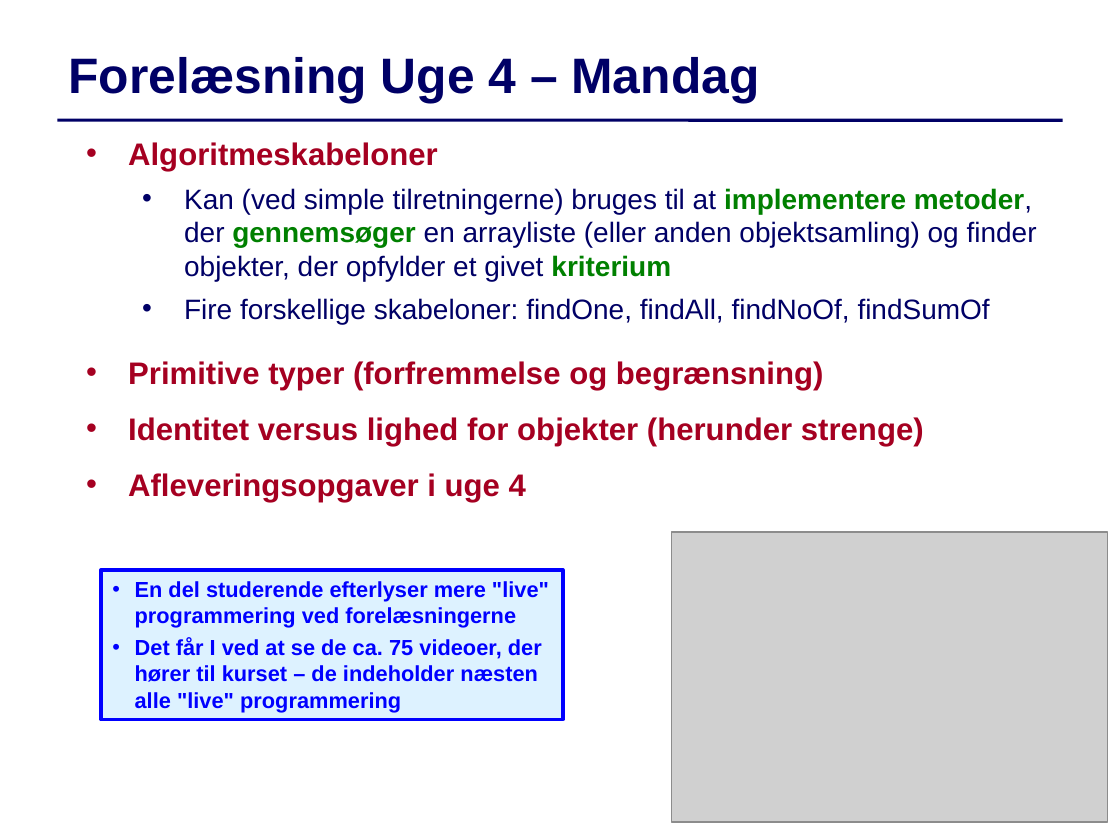
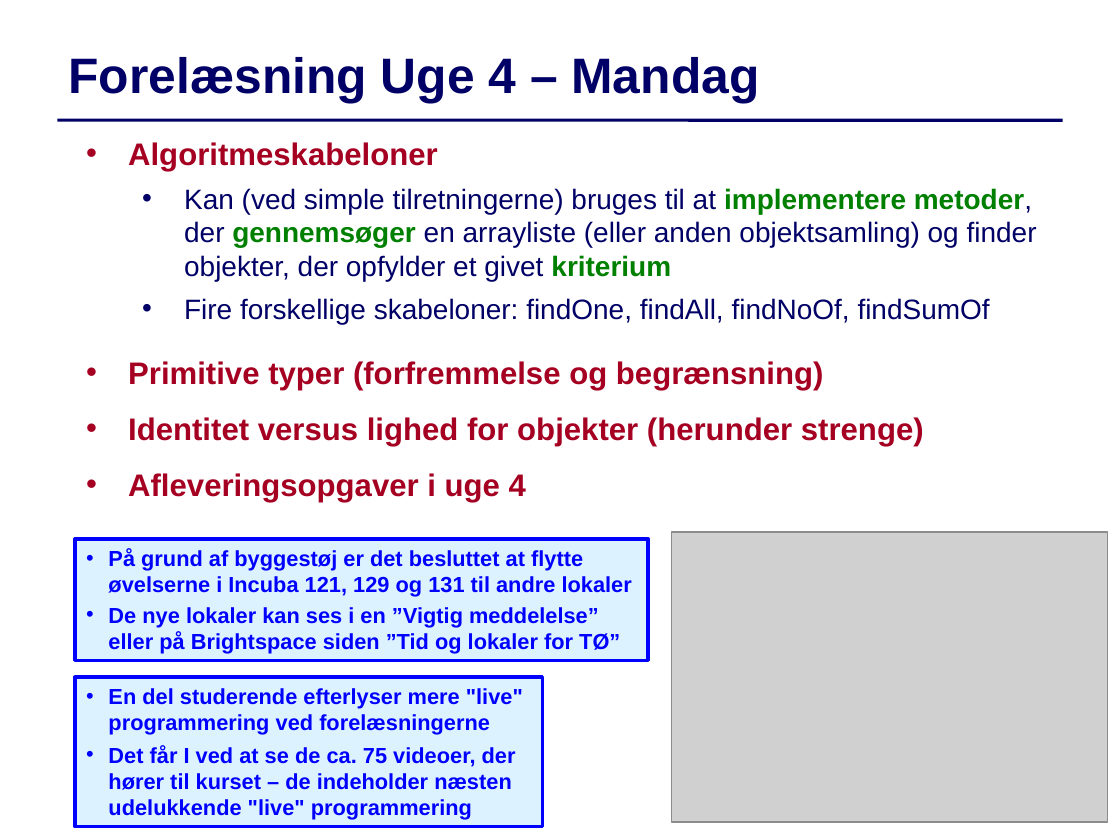
Before and after one commit to IntProgAU/Materiale, a slide deck: slide 1 of web/e22/uge_4a/Slides-Uge4-Mandag.pptx. Drawn at 1120x840 pixels with LibreOffice and Linux fonts; fonts in the diff are those of the drawing; grey boxes stand for pictures. Boxes give left, top, right and bottom in pixels: in the first picture for what was removed or moved away, otherwise in the second. Text is boxed around its words. In the diff, an @@ line names an element or a change of style, - is before the commit and + after.

```diff
--- a/web/e22/uge_4a/Slides-Uge4-Mandag.pptx
+++ b/web/e22/uge_4a/Slides-Uge4-Mandag.pptx
@@ rectangle added at bbox=[75, 539, 648, 661], fill #DDF2FF, outline #0000FF 2.25 pt, 14 pt, text #0000FF, bold @@
+• På grund af byggestøj er det besluttet at flytte øvelserne i Incuba 121, 129 og 131 til andre lokaler
+• De nye lokaler kan ses i en ”Vigtig meddelelse” eller på Brightspace siden ”Tid og lokaler for TØ”
@@ rectangle "En del studerende efterlyser mere ...": place and size @@
-rectangle "En del studerende efterlyser mere ..." at bbox=[101, 570, 562, 720]
+rectangle "En del studerende efterlyser mere ..." at bbox=[75, 678, 542, 828]
@@ text in rectangle at bbox=[108, 745, 516, 820]: text changed @@
-• Det får I ved at se de ca. 75 videoer, der hører til kurset – de indeholder næsten alle "live" programmering
+• Det får I ved at se de ca. 75 videoer, der hører til kurset – de indeholder næsten udelukkende "live" programmering
```
Also in this commit, not shown: 1 other slide changed, 1 other file.
